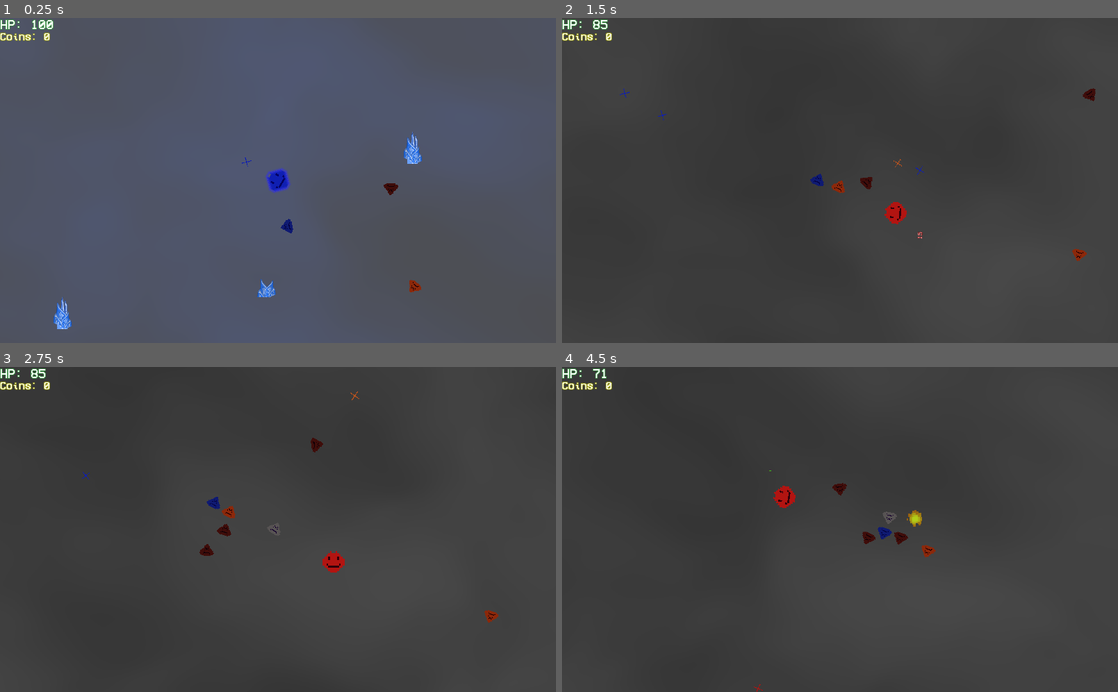
Above: before the commit, frames 1-4 (two rows, left to right).
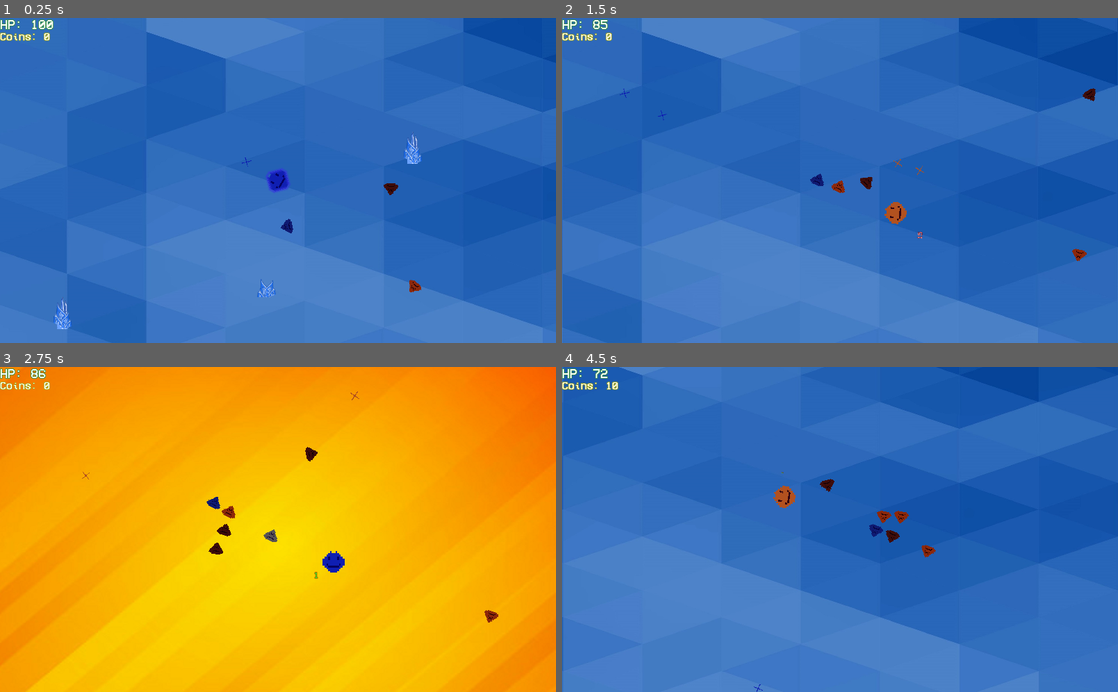
Above: after the commit, the same moments.

Repository: JuanG10/boss
Game: Godot game, scene res://proof of concept.tscn
Two runs of this game, one before a commit and one after it. Both use one fixed random seed, a clock stepped at 60 frames per second and the inputs below. The engine's default icon, where the game draws it, is replaced by a stand-in: a white triangle on a blue panel in a dark square.
Inputs (mouse positions are in pixels of both pictures, inside the frame that each line leads up to):
- Up to frame 1 (0.25 s): no input
- Up to frame 2 (1.5 s): tap Enter (ui_accept) at 0.5, 0.77 s; move the mouse to (962, 164) at 0.52 s; hold D (right) 0.53-1.28 s; tap E (next_color) at 0.6 s; tap Q (previous_color) at 0.8, 1.35 s; move the mouse to (728, 196) at 1.27 s; hold S (down) from 1.28 s (still down)
- Up to frame 3 (2.75 s): tap Enter (ui_accept) at 1.52 s; tap E (next_color) at 1.55 s; move the mouse to (333, 458) at 2.02 s; release S (down) at 2.03 s; hold D (right) from 2.03 s (still down); tap Space (Activate_dash) at 2.1 s; tap Q (previous_color) at 2.3 s
- Up to frame 4 (4.5 s): move the mouse to (812, 594) at 2.77 s; release D (right) at 2.78 s; hold W (up) 2.78-3.53 s; tap 1 (Disparo_especial) at 2.85 s; tap Enter (ui_accept) at 3.02, 3.77 s; tap E (next_color) at 3.05, 3.6 s; move the mouse to (1006, 578) at 3.52 s; hold A (left) from 3.53 s (still down); tap Q (previous_color) at 3.8, 4.35 s; move the mouse to (673, 480) at 4.27 s

The runs differ from the first frame. In frame 1, 99% of the frame differs, in the area x 0-100%, y 0-100%; in frame 2, 99%; in frame 3, 100%; in frame 4, 100%.

Commit message:
Nuevos shaders de transición y fondos

Diff:
--- a/Enemies/MeleeEnemy/Blue.gd
+++ b/Enemies/MeleeEnemy/Blue.gd
@@ -1,5 +1,4 @@
 extends "res://state_machine/state.gd"
 
 func update(_delta):
-	print("work in progress")
 	emit_signal("finished", "chasing")
--- /dev/null
+++ b/Fondos/Prueba de shaders/Background.tscn
@@ -0,0 +1,23 @@
+[gd_scene load_steps=6 format=2]
+
+[ext_resource path="res://Fondos/Prueba de shaders/imagenes_de_fondo/fondo_naranja.jpg" type="Texture" id=1]
+[ext_resource path="res://Fondos/Prueba de shaders/imagenes_de_fondo/hexagonal_azul.jpg" type="Texture" id=2]
+[ext_resource path="res://transicion_fondo.gd" type="Script" id=3]
+[ext_resource path="res://Fondos/Prueba de shaders/shaders/circular_reveal.shader" type="Shader" id=4]
+
+[sub_resource type="ShaderMaterial" id=1]
+shader = ExtResource( 4 )
+shader_param/progress = 0.0
+shader_param/center = Vector2( 0.5, 0.5 )
+shader_param/image = ExtResource( 1 )
+
+[node name="Background" type="Sprite"]
+show_behind_parent = true
+material = SubResource( 1 )
+position = Vector2( 511.502, 301.267 )
+scale = Vector2( 0.413719, 0.243829 )
+texture = ExtResource( 2 )
+script = ExtResource( 3 )
+
+[node name="progress_tween" type="Tween" parent="."]
+[connection signal="tween_all_completed" from="progress_tween" to="." method="_on_progress_tween_completed"]
--- /dev/null
+++ b/Fondos/Prueba de shaders/campo_de_pruebas.tscn
@@ -0,0 +1,18 @@
+[gd_scene load_steps=5 format=2]
+
+[ext_resource path="res://Fondos/fondo-amarillo-futbol_146x194.jpg" type="Texture" id=1]
+[ext_resource path="res://Fondos/fondo-azul-futbol_146x194.jpg" type="Texture" id=2]
+[ext_resource path="res://Fondos/Prueba de shaders/shaders/circular_reveal.shader" type="Shader" id=3]
+
+[sub_resource type="ShaderMaterial" id=1]
+shader = ExtResource( 3 )
+shader_param/progress = 0.0
+shader_param/center = Vector2( 0.5, 0.5 )
+shader_param/image = ExtResource( 2 )
+
+[node name="Node2D" type="Node2D"]
+
+[node name="transicion_amarilla" type="Sprite" parent="."]
+material = SubResource( 1 )
+position = Vector2( 512.421, 296.665 )
+texture = ExtResource( 1 )
--- a/Fondos/Prueba de shaders/diamonts_kirby.shader
+++ /dev/null
@@ -1,24 +0,0 @@
-shader_type canvas_item;
-
-// An input into the shader from our game code.
-// Ranges from 0 to 1 over the course of the transition.
-// We use this to actually animate the shader.
-uniform float progress : hint_range(0, 1);
-
-// Size of each diamond, in pixels.
-uniform float diamondPixelSize = 10f;
-
-void fragment() {
-    // We need to fill in this function!
-    // Here, FRAGCOORD.xy gives us the screen coordinates of the current pixel
-    // (ranging from 0 to screenwidth/screenheight).
-    // UV.xy gives us the same thing, but normalized to 0-1.
-
-    float xFraction = fract(FRAGCOORD.x / diamondPixelSize);
-    float yFraction = fract(FRAGCOORD.y / diamondPixelSize);
-    // We need to fill in this logic.
-    if (xFraction + yFraction > progress * 2f) {
-		// Tells the shader to not render this pixel.
-        discard;
-    }
-}
--- /dev/null
+++ b/Fondos/Prueba de shaders/shaders/circular_reveal.shader
@@ -0,0 +1,23 @@
+shader_type canvas_item;
+
+uniform sampler2D image;
+
+uniform float progress: hint_range(0,1);
+
+uniform vec2 center = vec2(0.5,0.5);
+
+const float diamontSize = 5f;
+
+void fragment() {
+	float xFraction = fract(FRAGCOORD.x / diamontSize);
+    float yFraction = fract(FRAGCOORD.y / diamontSize);
+
+    float xDistance = abs(xFraction - 0.5);
+    float yDistance = abs(yFraction - 0.5);
+
+	if (xDistance + yDistance + distance(center, UV) < progress * 2f) {
+        COLOR = texture(image,UV);
+    } else {
+		COLOR = texture(TEXTURE,UV);
+	}
+}
--- /dev/null
+++ b/Fondos/Prueba de shaders/shaders/diamonts.shader
@@ -0,0 +1,21 @@
+shader_type canvas_item;
+
+uniform float progress : hint_range(0, 1);
+
+uniform sampler2D image;
+
+const float diamondPixelSize = 100f;
+
+void fragment() {
+    float xFraction = fract(FRAGCOORD.x / diamondPixelSize);
+    float yFraction = fract(FRAGCOORD.y / diamondPixelSize);
+
+    float xDistance = abs(xFraction - 0.5);
+    float yDistance = abs(yFraction - 0.5);
+
+    if (xDistance + yDistance > progress) {
+        COLOR = texture(image,UV);
+    } else {
+        COLOR = texture(TEXTURE,UV);
+    }
+}
--- /dev/null
+++ b/Fondos/Prueba de shaders/shaders/fragment_screen.shader
@@ -0,0 +1,22 @@
+shader_type canvas_item;
+
+uniform float progress : hint_range(0, 1);
+
+uniform sampler2D image;
+
+const float diamondPixelSize = 100f;
+
+void fragment() {
+    // Here, FRAGCOORD.xy gives us the screen coordinates of the current pixel
+    // (ranging from 0 to screenwidth/screenheight).
+    // UV.xy gives us the same thing, but normalized to 0-1.
+
+    float xFraction = fract(FRAGCOORD.x / diamondPixelSize);
+    float yFraction = fract(FRAGCOORD.y / diamondPixelSize);
+    if (xFraction + yFraction > progress * 2f) {
+		// Tells the shader to not render this pixel.
+        COLOR = texture(image,UV);
+    } else {
+		COLOR = texture(TEXTURE,UV);
+	}
+}
--- /dev/null
+++ b/Fondos/Prueba de shaders/shaders/progress_reveal.shader
@@ -0,0 +1,21 @@
+shader_type canvas_item;
+
+uniform float progress : hint_range(0, 1);
+
+uniform sampler2D image;
+
+const float diamontSize = 10f;
+
+void fragment() {
+    float xFraction = fract(FRAGCOORD.x / diamontSize);
+    float yFraction = fract(FRAGCOORD.y / diamontSize);
+
+    float xDistance = abs(xFraction - 0.5);
+    float yDistance = abs(yFraction - 0.5);
+
+    if (xDistance + yDistance + UV.x + UV.y > progress * 3f) {
+        COLOR = texture(image,UV);
+    } else {
+		COLOR = texture(TEXTURE,UV);
+	}
+}
--- a/Fondos/Prueba de shaders/transition.shader
+++ /dev/null
@@ -1,17 +0,0 @@
-shader_type canvas_item;
-
-uniform float progress;
-
-const vec2 p = FRAGCOORD.xy;
-
-void fragment() {
-  vec2 block = floor(p.xy / vec2(16));
-  vec2 uv_noise = block / vec2(64);
-  uv_noise += floor(vec2(progress) * vec2(1200.0, 3500.0)) / vec2(64);
-  vec2 dist = progress > 0.0 ? (fract(uv_noise) - 0.5) * 0.3 *(1.0 -progress) : vec2(0.0);
-  vec2 red = p + dist * 0.2;
-  vec2 green = p + dist * .3;
-  vec2 blue = p + dist * .5;
-
-  vec4(mix(getFromColor(red), getToColor(red), progress).r,mix(getFromColor(green), getToColor(green), progress).g,mix(getFromColor(blue), getToColor(blue), progress).b,1.0);
-}
--- a/Player/Player.gd
+++ b/Player/Player.gd
@@ -35,6 +35,8 @@
 onready var R = get_node("States/Red")
 onready var O = get_node("States/Orange")
 onready var B = get_node("States/Blue")
+
+onready var color_change_wait_time = Background.tiempo_transicion
 
 func initialize(l,c):
 	label = l
@@ -67,6 +69,7 @@
 	habilityT.set_one_shot(true)
 	habilityT.set_wait_time(15)
 	add_child(habilityT)
+	$Change_color_timer.set_wait_time(color_change_wait_time)
 
 func color_actual():
 	var sprite_modulate = $Sprite.modulate
@@ -86,13 +89,15 @@
 	if Input.is_action_just_pressed("ui_accept") and habilityT.is_stopped():
 		habilityT.start()
 		states[pointer].power()
-	if Input.is_action_just_pressed("next_color"):
+	if Input.is_action_just_pressed("next_color") && $Change_color_timer.is_stopped():
+		$Change_color_timer.start()
 		next_color()
 		if not states[pointer].shield:
 			remove_shield()
 		collision_layer = collisiones[pointer]
 		collision_mask  = collisiones[pointer]
-	if Input.is_action_just_pressed("previous_color"):
+	if Input.is_action_just_pressed("previous_color") && $Change_color_timer.is_stopped():
+		$Change_color_timer.start()
 		previous_color()
 		if not states[pointer].shield:
 			remove_shield()
@@ -191,19 +196,19 @@
 
 func next_color():
 	pointer = (pointer + 1)%3
-	_change_with_color(pointer)
+	_change_with_color(pointer,true)
 
 func previous_color():
 	pointer = (pointer + 2)%3
-	_change_with_color(pointer)
+	_change_with_color(pointer,false)
 
 func _on_grab_coin(area):
 	area.grab()
 	coins.on_update()
 
-func _change_with_color(n:int)->void:
+func _change_with_color(n:int,next:bool)->void:
 	$Sprite.modulate = colores[n]
-	FogBackground.change_bg_color(colores[n])
+	Background.start_bg_transition(n, next, position/1024)
 	TrapManager.change_trap_type(colores[n])
 
 func _create_floating_text(amount:int, type:String)->void:
--- a/Player/Player.tscn
+++ b/Player/Player.tscn
@@ -52,6 +52,9 @@
 shape = SubResource( 2 )
 
 [node name="Timer_dash" type="Timer" parent="."]
+
+[node name="Change_color_timer" type="Timer" parent="."]
+one_shot = true
 [connection signal="body_shape_entered" from="." to="." method="on_enemy_entered"]
 [connection signal="area_entered" from="Area2D" to="." method="_on_grab_coin"]
 [connection signal="timeout" from="Timer_dash" to="." method="_on_Timer_dash_timeout"]
--- a/UpgradeScreen/GreenPanel.tscn
+++ b/UpgradeScreen/GreenPanel.tscn
@@ -1,7 +1,9 @@
 [gd_scene load_steps=3 format=2]
 
 [ext_resource path="res://UpgradeScreen/UpgradePanel.tscn" type="PackedScene" id=1]
-[ext_resource path="res://Fondos/fondo-naranja.jpg" type="Texture" id=2]
+[ext_resource path="res://Fondos/Prueba de shaders/imagenes_de_fondo/fondo_naranja.jpg" type="Texture" id=2]
+
+
 
 [node name="GreenPanel" instance=ExtResource( 1 )]
 background = ExtResource( 2 )
--- a/UpgradeScreen/Pannels.gd
+++ b/UpgradeScreen/Pannels.gd
@@ -14,6 +14,5 @@
 	upgradeMainWindow.change_panel_to(fill_mode, next_pos)
 
 func _on_Play_again_button_up():
-	FogBackground.change_bg_color_by_position(0)
 	upgradeMainWindow.get_tree().change_scene("res://proof of concept.tscn")
 	TrapManager._ready()
--- a/main.gd
+++ b/main.gd
@@ -19,29 +19,23 @@
 	if timer.is_stopped():
 		timer.start()
 		if points < 100:
-			FogBackground.change_bg_octaves(2)
 			spawnMelee(6)
 		elif points < 300:
-			FogBackground.change_bg_octaves(3)
 			spawnMelee(4)
 			spawnBasic(2)
 		elif points < 500:
-			FogBackground.change_bg_octaves(4)
 			spawnMelee(3)
 			spawnBasic(2)
 			spawnAdvanced(1)
 		elif points < 1000:
-			FogBackground.change_bg_octaves(5)
 			spawnMelee(6)
 			spawnBasic(1)
 			spawnAdvanced(3)
 		elif points < 2000:
-			FogBackground.change_bg_octaves(6)
 			spawnMelee(4)
 			spawnBasic(6)
 			spawnAdvanced(2)
 		else:
-			FogBackground.change_bg_octaves(1)
 			spawnBasic(6)
 			spawnAdvanced(6)
 
--- a/project.godot
+++ b/project.godot
@@ -22,9 +22,9 @@
 [autoload]
 
 GlobalVariables="*res://global_variables.gd"
-FogBackground="*res://Fondos/Fog/FogBackground.tscn"
 TrapManager="*res://Trampas/TrapManager.gd"
 SignalManager="*res://state_machine/SignalManager.gd"
+Background="*res://Fondos/Prueba de shaders/Background.tscn"
 
 [display]
 
--- /dev/null
+++ b/transicion_fondo.gd
@@ -0,0 +1,39 @@
+extends Sprite
+
+onready var tween = $progress_tween
+
+var tiempo_transicion:float = 1
+var fondo_actual:int = 0
+var next:bool
+
+const FONDOS = {
+	0 : preload("res://Fondos/Prueba de shaders/imagenes_de_fondo/hexagonal_azul.jpg"),
+	1 : preload("res://Fondos/Prueba de shaders/imagenes_de_fondo/fondo_naranja.jpg"),
+	2 : preload("res://Fondos/Prueba de shaders/imagenes_de_fondo/rojo_topografico.jpg")
+}
+
+func _ready():
+	texture = FONDOS[fondo_actual]
+	get_material().set_shader_param("image",FONDOS[fondo_actual+1])
+
+func start_bg_transition(num_fondo:int, next_or_previous:bool, pos_jugador:Vector2)->void:
+	next = next_or_previous
+	get_material().set_shader_param("image",FONDOS[_next_background_id()])
+	get_material().set_shader_param("center", pos_jugador)
+	tween.interpolate_property(get_material(),
+		"shader_param/progress",0.0,1.0,tiempo_transicion)
+	tween.start()
+	fondo_actual = num_fondo
+
+func _on_progress_tween_completed()->void:
+	texture = FONDOS[fondo_actual]
+	get_material().set_shader_param("progress",0.0)
+
+func _next_background_id()->int:
+	if next && !fondo_actual >= FONDOS.size() - 1:
+		return fondo_actual + 1
+	elif !next:
+		if fondo_actual == 0:
+			return FONDOS.size() - 1
+		else: return fondo_actual - 1
+	else: return 0 # Default
Binary file added: Fondos/Prueba de shaders/imagenes_de_fondo/fondo_naranja.jpg
Not shown, added: Fondos/Prueba de shaders/imagenes_de_fondo/fondo_naranja.jpg.import
Binary file added: Fondos/Prueba de shaders/imagenes_de_fondo/hexagonal_azul.jpg
Not shown, added: Fondos/Prueba de shaders/imagenes_de_fondo/hexagonal_azul.jpg.import
Binary file added: Fondos/Prueba de shaders/imagenes_de_fondo/rojo_topografico.jpg
Not shown, added: Fondos/Prueba de shaders/imagenes_de_fondo/rojo_topografico.jpg.import
Binary file added: Fondos/azul_estrellado.jpg
Not shown, added: Fondos/azul_estrellado.jpg.import
Binary file added: Fondos/azul_estrellado_modificado.jpg
Not shown, added: Fondos/azul_estrellado_modificado.jpg.import
Binary file removed: Fondos/fondo-naranja.jpg
Not shown, removed: Fondos/fondo-naranja.jpg.import
